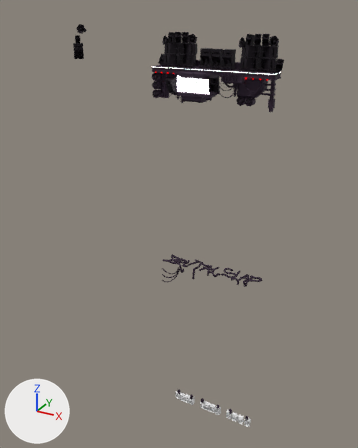
A saved change to the Blender file Sources/Blend/SlapBros_Plateforme01.blend.
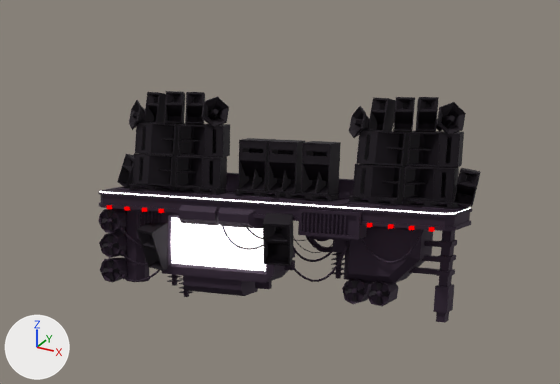
Old and new are each drawn whole from a 50 mm camera at (9.72, -21.38, 3.56) aimed at (-2.06, 0.05, -7.15) and again close up on the part from 33% to 87% of the width and 0% to 30% of the height. Every picture has the same lights, and +X, +Y and +Z are marked at lower left. The last two pictures show the newer version. The close-ups show mesh edges as thin lines.

Names of what the first close-up shows: 'SM_Plateforme_Big_01', 'SM_Plateforme_Big_01.003', 'SM_Plateforme_Big_01.004', 'SM_Plateforme_Big_01.019', 'SM_Plateforme_Big_01.020', 'SM_Plateforme_Big_01.024', 'SM_Plateforme_Big_01.025', 'SM_Plateforme_Big_01.030', 'SM_Plateforme_Big_01.031', 'SM_Plateforme_Big_01.032', 'SM_Plateforme_Big_01.033', 'SM_Plateforme_Big_01.036' and 25 more.
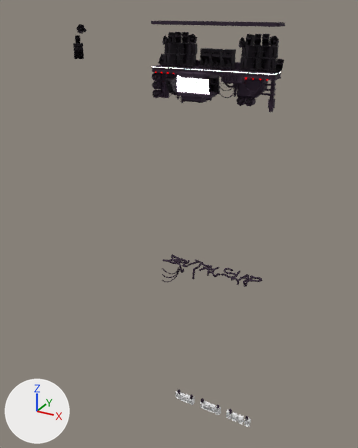
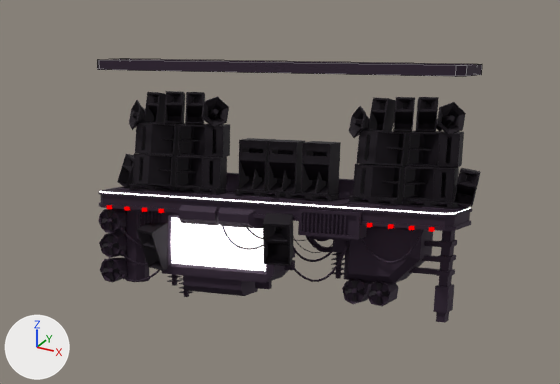
Commit message: Plateforme blend

What differs and where, as boxes [x1, y1, x2, y2] in the close-ups (560 x 384 px):
'SM_Plateforme_Big_01.043', added (dark purple)
    after: [97, 59, 482, 77]

The change, as a list of edits to the scene's bpy script:
```text
Add me_cube_001:
    me_cube_001.from_pydata([(2.87, -0.07, 0.95), (2.87, -0.07, 0.81), (2.98, -0.18, 0.81), (2.98, -0.18, 0.95), (2.98, -0.87, 0.95), (2.98, -0.87, 0.81), (2.87, -0.98, 0.81), (2.87, -0.98, 0.95), (-2.87, -0.07, 0.95), (-2.87, -0.07, 0.81), (-2.98, -0.18, 0.81), (-2.98, -0.18, 0.95), (-2.87, -0.98, 0.81), (-2.87, -0.98, 0.95), (-2.98, -0.87, 0.95), (-2.98, -0.87, 0.81)], [], [(6, 5, 4, 7), (2, 1, 0, 3), (9, 10, 11, 8), (13, 14, 15, 12), (8, 0, 1, 9), (14, 11, 10, 15), (3, 4, 5, 2), (7, 13, 12, 6)])
    me_cube_001.materials.append(mat_base)  # dark purple #38283b
Add ob_sm_plateforme_big_01_043:
    ob_sm_plateforme_big_01_043 = bpy.data.objects.new('SM_Plateforme_Big_01.043', me_cube_001)
    ob_sm_plateforme_big_01_043.location = (0.0, 0.0, 2.0)
```
